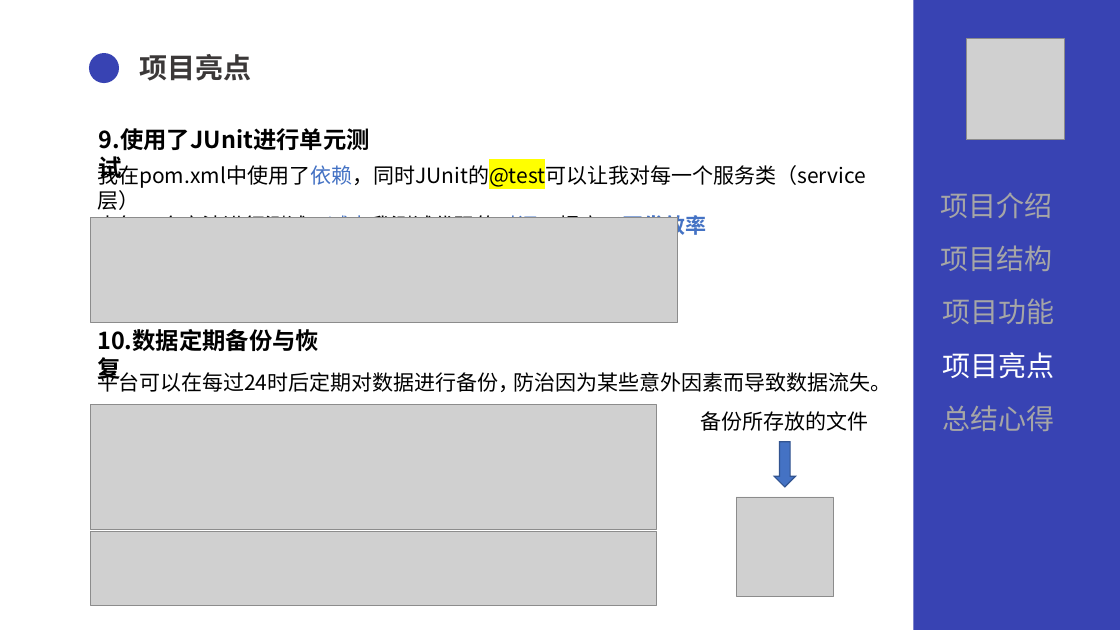
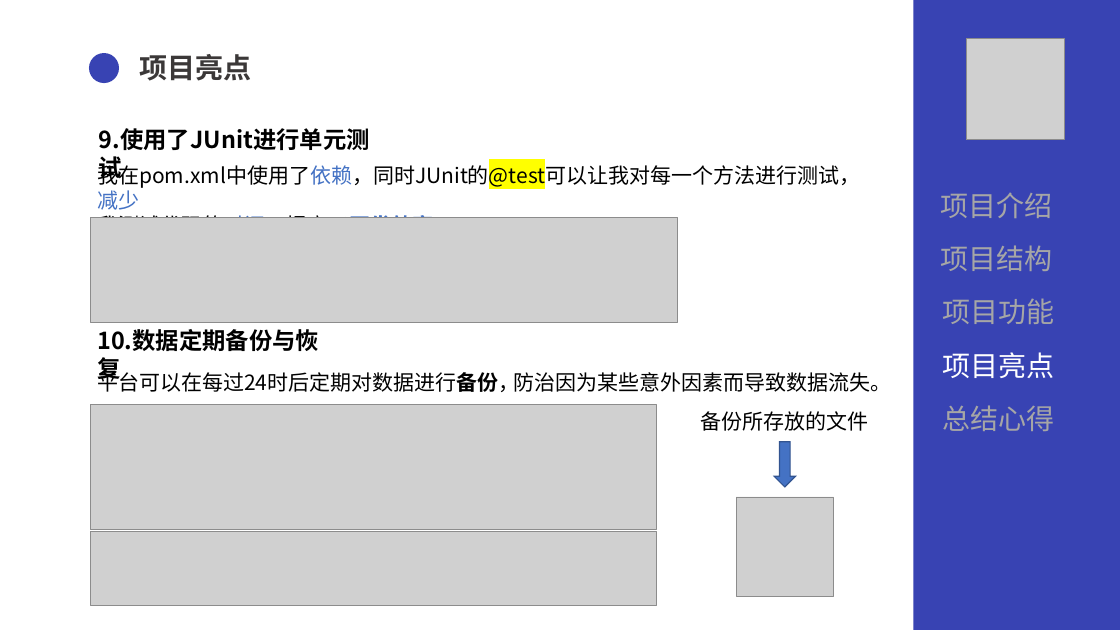
Before and after one commit to SUYYYUS/QGfinal, a slide deck: slide 22 of 文档/QG汇报陈术裕.pptx. Drawn at 1120x630 pixels with LibreOffice and Linux fonts; fonts in the diff are those of the drawing; grey boxes stand for pictures. Boxes give left, top, right and bottom in pixels: in the first picture for what was removed or moved away, otherwise in the second. Text is boxed around its words. In the diff, an @@ line names an element or a change of style, - is before the commit and + after.

```diff
--- a/文档/QG汇报陈术裕.pptx
+++ b/文档/QG汇报陈术裕.pptx
@@ text at box(97, 162, 860, 218): text changed @@
-我在pom.xml中使用了依赖，同时JUnit的@test可以让我对每一个服务类（service层）
-中每一个方法进行测试，减少我测试代码的时间，提高了开发效率
+我在pom.xml中使用了依赖，同时JUnit的@test可以让我对每一个方法进行测试，减少
+我测试代码的时间，提高了开发效率。
@@ text "平台可以在每过24时后定期对数据进行备份，" at box(97, 369, 892, 392): bold on in "平台可以在每过24时后定期对数据进行备份，" @@
```
Also in this commit, not shown: 2 other slides changed.
